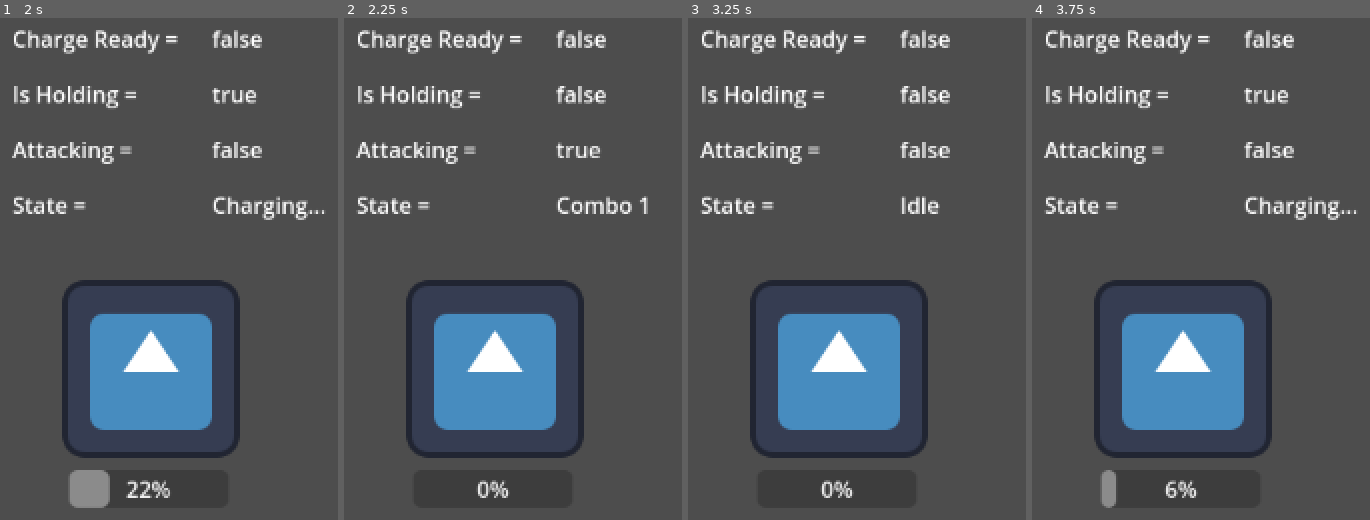
Above: before the commit, frames 1-4 (left to right).
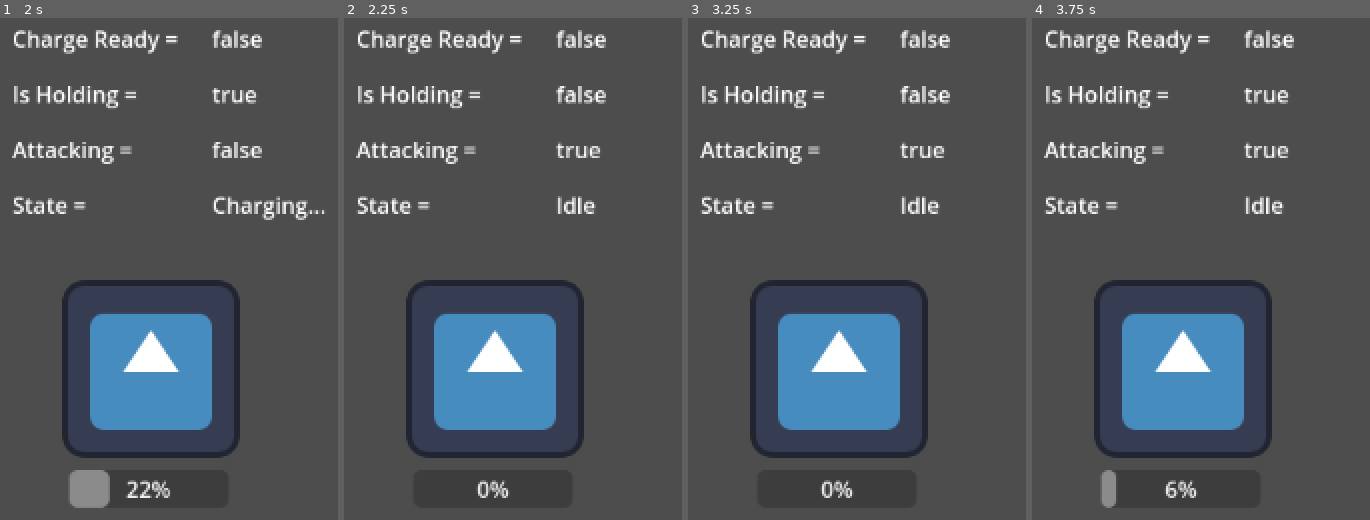
Above: after the commit, the same moments.

Repository: madsonmms/combo-and-charge
Game: Godot game, scene res://player.tscn
Two runs of this game, one before a commit and one after it. Both use one fixed random seed, a clock stepped at 60 frames per second and the inputs below. The engine's default icon, where the game draws it, is replaced by a stand-in: a white triangle on a blue panel in a dark square.
Inputs:
- Up to frame 1 (2 s): tap Enter at 0.5 s; tap Space at 1.25 s; hold Down (ui_down) from 1.28 s (still down)
- Up to frame 2 (2.25 s): release Down (ui_down) at 2.03 s
- Up to frame 3 (3.25 s): tap Enter at 2.75 s
- Up to frame 4 (3.75 s): tap Space at 3.5 s; hold Down (ui_down) from 3.53 s (still down)

Frame 1 is identical in both runs. In frame 2, 0.5% of the frame differs, in the area x 63-90%, y 35-40%; in frame 3, 0.3%; in frame 4, 0.9%, in the area x 63-96%, y 24-41%.

Commit message:
Submodule testing

Diff:
--- a/player.gd
+++ b/player.gd
@@ -14,6 +14,7 @@
 		progress_bar.min_value = 0
 		progress_bar.max_value = atkComponent.charge_timer.wait_time
 
+#Input
 func _unhandled_input(event: InputEvent) -> void:
 	if event.is_action_pressed("ui_down"):
 		atkComponent.attack_handler()
--- a/player.tscn
+++ b/player.tscn
@@ -14,7 +14,6 @@
 [node name="AttackComponent" type="Node" parent="." node_paths=PackedStringArray("attack_cooldown", "combo_cooldown", "charge_timer")]
 script = ExtResource("2_onrkg")
 attack_cooldown = NodePath("AttackCooldown")
-combo = true
 combo_steps = 4
 combo_cooldown = NodePath("ComboCooldown")
 charge = true
